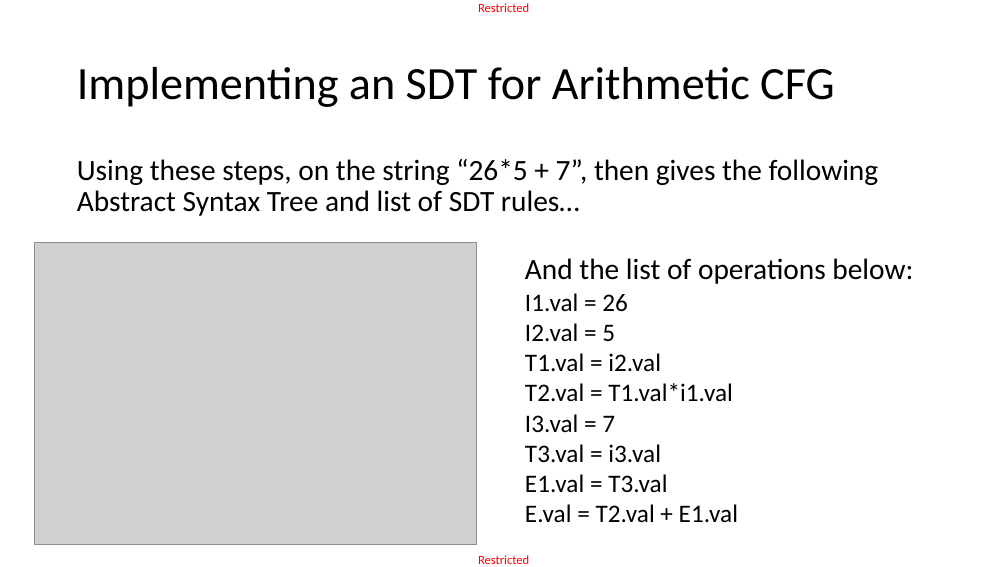
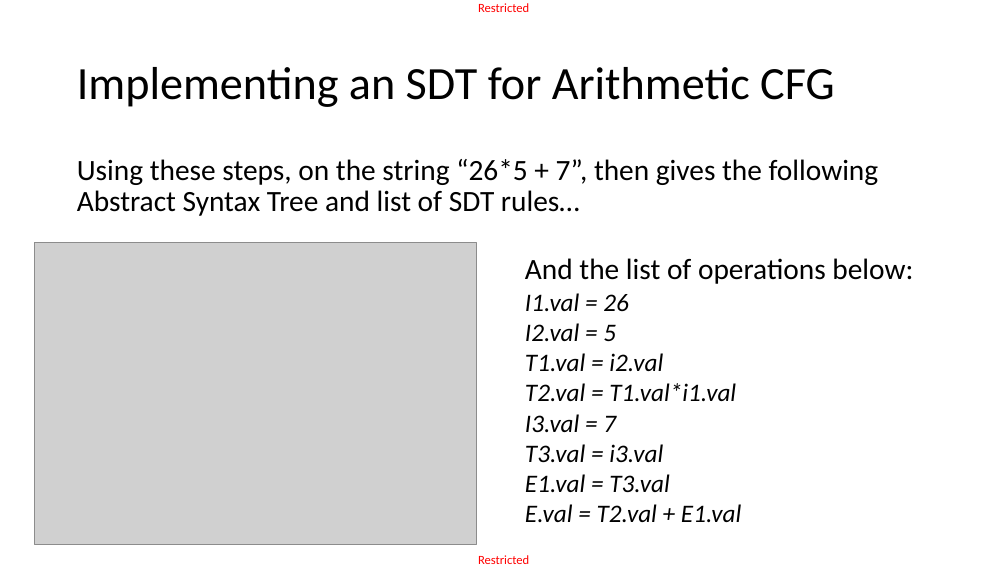
Before and after one commit to matthieudemari/SUTD_PLC_50_051, a slide deck: slide 60 of W10/W10S3/W10S3.pptx. Drawn at 1008x567 pixels with LibreOffice and Linux fonts; fonts in the diff are those of the drawing; grey boxes stand for pictures. Boxes give left, top, right and bottom in pixels: in the first picture for what was removed or moved away, otherwise in the second. Text is boxed around its words. In the diff, an @@ line names an element or a change of style, - is before the commit and + after.

```diff
--- a/W10/W10S3/W10S3.pptx
+++ b/W10/W10S3/W10S3.pptx
@@ text at (525,293,741,522): italic on in "I1.val = 26", "I2.val = 5", "T1.val = i2.val", "T2.val = T1.val*i1.val" and 4 more places @@
```
Also in this commit, not shown: 54 other files.
